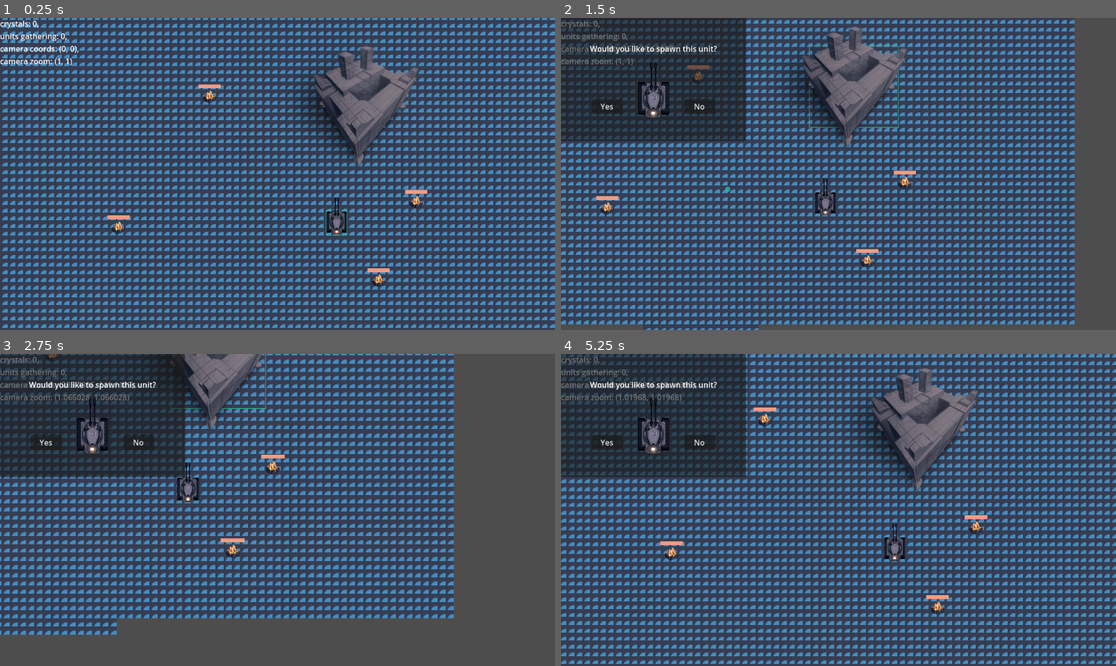
Above: before the commit, frames 1-4 (two rows, left to right).
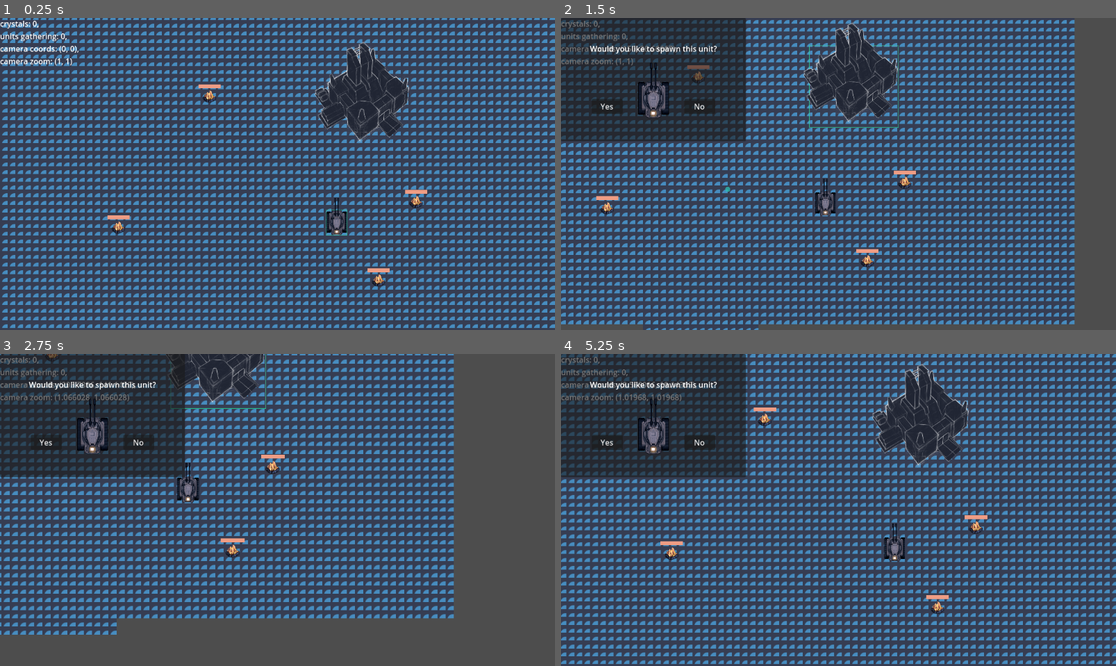
Above: after the commit, the same moments.

Repository: OleksandrLevchuk/godot4-rts
Game: Godot game, scene res://world.tscn
Two runs of this game, one before a commit and one after it. Both use one fixed random seed, a clock stepped at 60 frames per second and the inputs below. The engine's default icon, where the game draws it, is replaced by a stand-in: a white triangle on a blue panel in a dark square.
Inputs (mouse positions are in pixels of both pictures, inside the frame that each line leads up to):
- Up to frame 1 (0.25 s): no input
- Up to frame 2 (1.5 s): tap Enter at 0.5 s; move the mouse to (921, 108) at 0.52 s; hold Right (ui_right) 0.53-1.28 s; click (921, 108) at 0.6 s; move the mouse to (727, 189) at 1.27 s; hold Down (ui_down) from 1.28 s (still down); right-click (727, 189) at 1.35 s
- Up to frame 3 (2.75 s): move the mouse to (333, 441) at 2.02 s; release Down (ui_down) at 2.03 s; hold Right (ui_right) from 2.03 s (still down); hold Mouse wheel down (wheel_down) from 2.03 s (still down)
- Up to frame 4 (5.25 s): move the mouse to (810, 572) at 2.77 s; release Right (ui_right) at 2.78 s; release Mouse wheel down (wheel_down) at 2.78 s; hold Up (ui_up) 2.78-3.53 s; tap Mouse wheel up (wheel_up) at 2.85 s; move the mouse to (1005, 556) at 3.52 s; hold Left (ui_left) 3.53-5.03 s; click (1005, 556) at 3.6 s; move the mouse to (672, 463) at 4.27 s; right-click (672, 463) at 4.35 s; move the mouse to (866, 510) at 5.02 s; hold Down (ui_down) from 5.03 s (still down); hold Mouse wheel down (wheel_down) from 5.03 s (still down)

The runs differ from the first frame. In frame 1, 3.6% of the frame differs, in the area x 53-76%, y 7-48%; in frame 2, 3.7%; in frame 3, 1.9%; in frame 4, 3.8%, in the area x 52-76%, y 3-44%.

Commit message:
repainted the factory into isometry
it's sketchy for now, will get back to it later
took me 1.5 hours

Diff:
--- a/global/todo list.gd
+++ b/global/todo list.gd
@@ -6,6 +6,7 @@
 #	fix the tank trembling when going in a straight line
 ###########################################################
 #		TO DO:
+#	fix tanks spawning inside of the factory
 #	fix the tank forever trying to go through walls
 #	make the tank recalculate its path sometimes, for example every 3 sec
 #	fix the tank running circles when the target is too close
Binary file changed: art/factory.png
